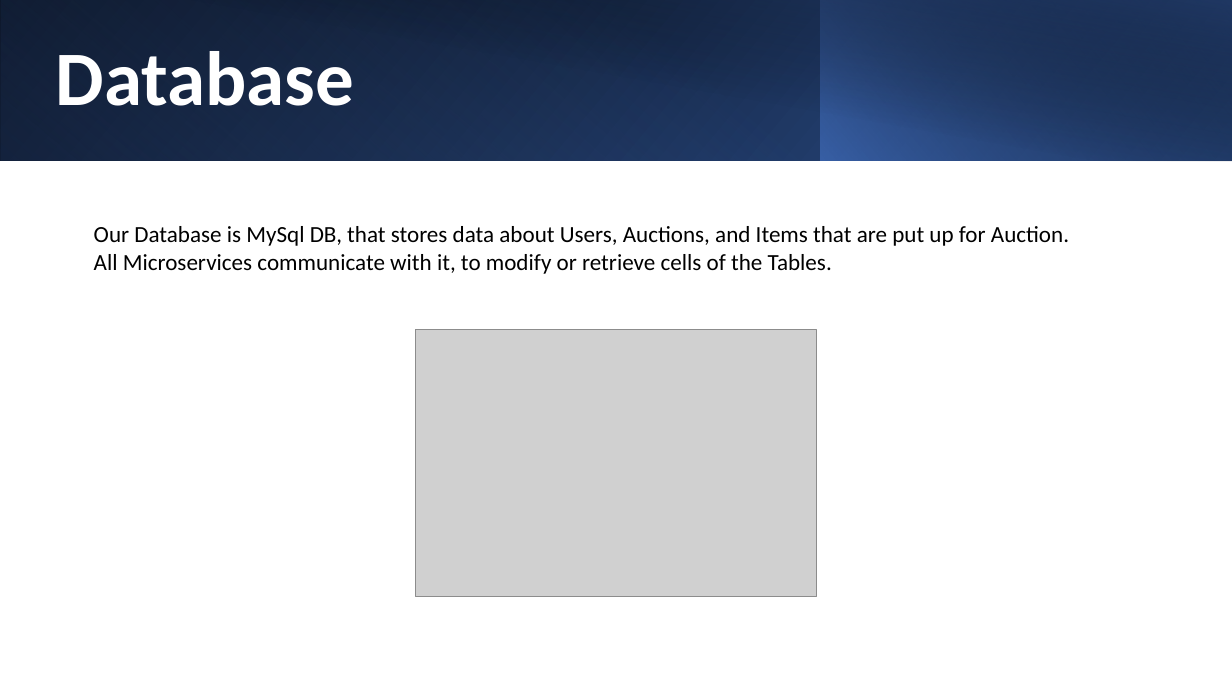
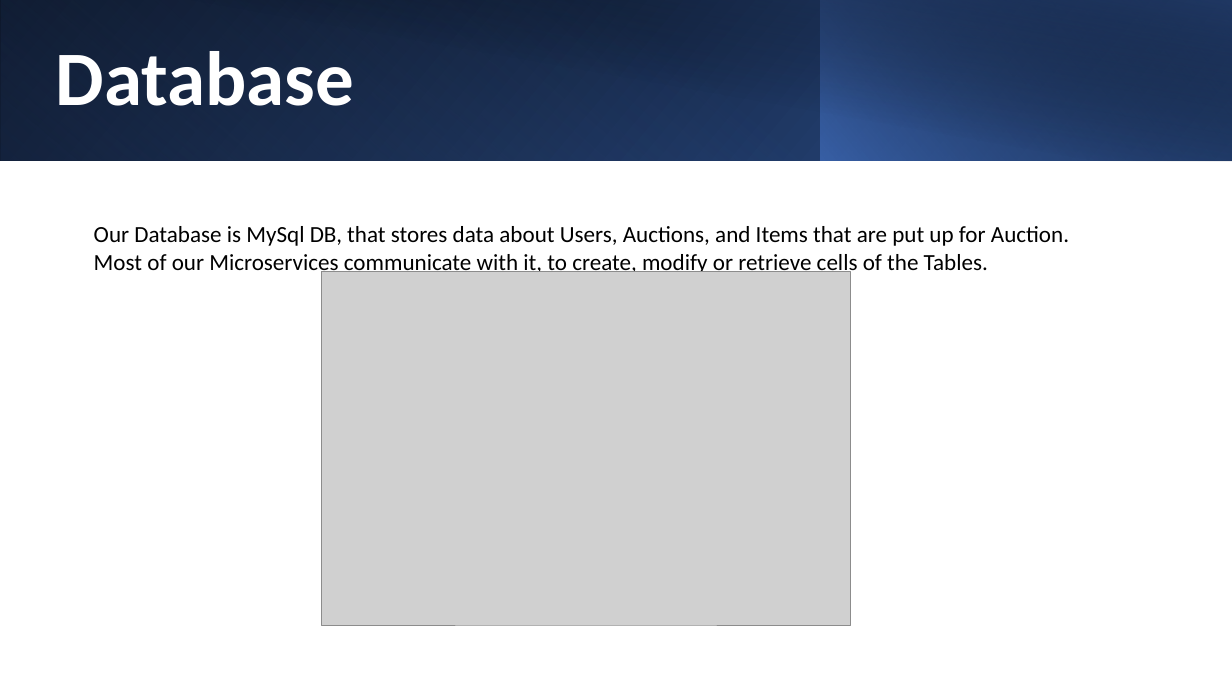
Before and after one commit to Francesco10998/Lab_Project, a slide deck: slide 13 of Documentation/Golden Auctions.pptx. Drawn at 1232x693 pixels with LibreOffice and Linux fonts; fonts in the diff are those of the drawing; grey boxes stand for pictures. Boxes give left, top, right and bottom in pixels: in the first picture for what was removed or moved away, otherwise in the second. Text is boxed around its words. In the diff, an @@ line names an element or a change of style, - is before the commit and + after.

```diff
--- a/Documentation/Golden Auctions.pptx
+++ b/Documentation/Golden Auctions.pptx
@@ text at <box>94,254,988,277</box>: text changed @@
-All Microservices communicate with it, to modify or retrieve cells of the Tables.
+Most of our Microservices communicate with it, to create, modify or retrieve cells of the Tables.
@@ picture: place and size @@
-picture at <box>416,330,817,597</box>
+picture at <box>322,272,851,625</box>
```
Also in this commit, not shown: 5 other slides changed.
